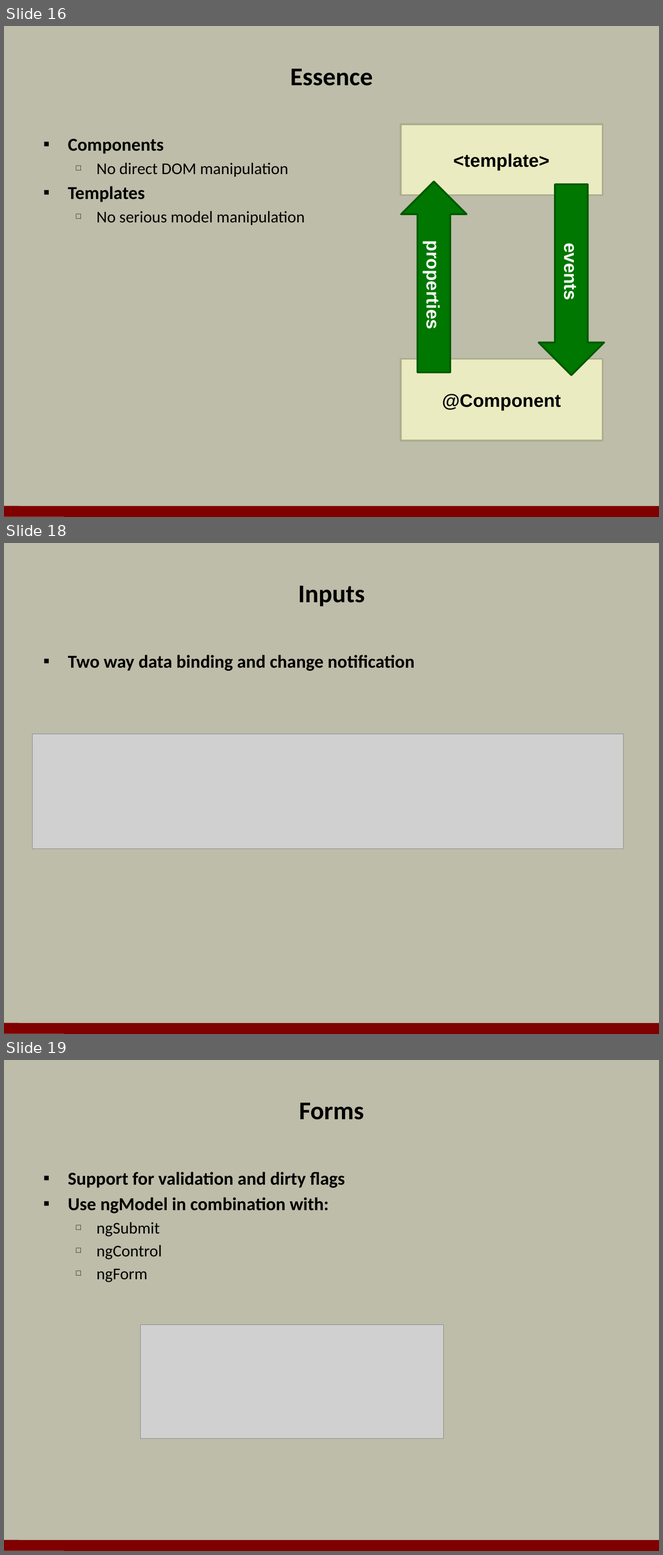
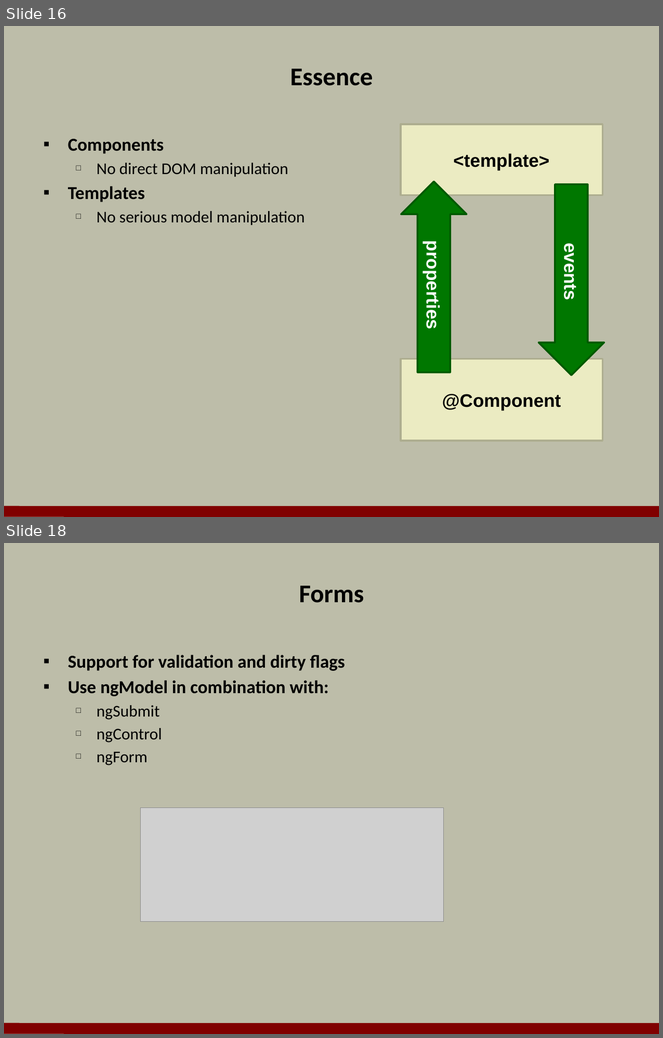
Before and after one commit to OdeToCode/classes, a slide deck: angular2/slides/01_Introduction.pptx. Shown one above the other, each under a label of ours: slides 16, 18 and 19 before the commit, slides 16 and 18 after it; the slides between them are not shown. The pictures are 663x1555 and 663x1038 pixels, drawn with LibreOffice and Linux fonts; fonts in the diff are those of the drawing; grey boxes stand for pictures; background and template pictures are left out. Boxes give left, top, right and bottom in pixels: in the first picture for what was removed or moved away, otherwise in the second. Text is boxed around its words. In the diff, an @@ line names an element or a change of style, - is before the commit and + after.

```diff
--- a/angular2/slides/01_Introduction.pptx
+++ b/angular2/slides/01_Introduction.pptx
@@ slide 18 removed at box(4, 543, 659, 1034), background #BDBDA9; not listed: 1 template element that a slide beside it also shows @@
@@ title removed at box(298, 586, 365, 606) @@
-Inputs
@@ text removed at box(68, 655, 415, 671) @@
-▪ Two way data binding and change notification
@@ picture removed at box(32, 734, 623, 850) @@
@@ what was slide 19 is now slide 18 @@
```
Also in this commit, not shown: 1 slide changed, 1 other file.
